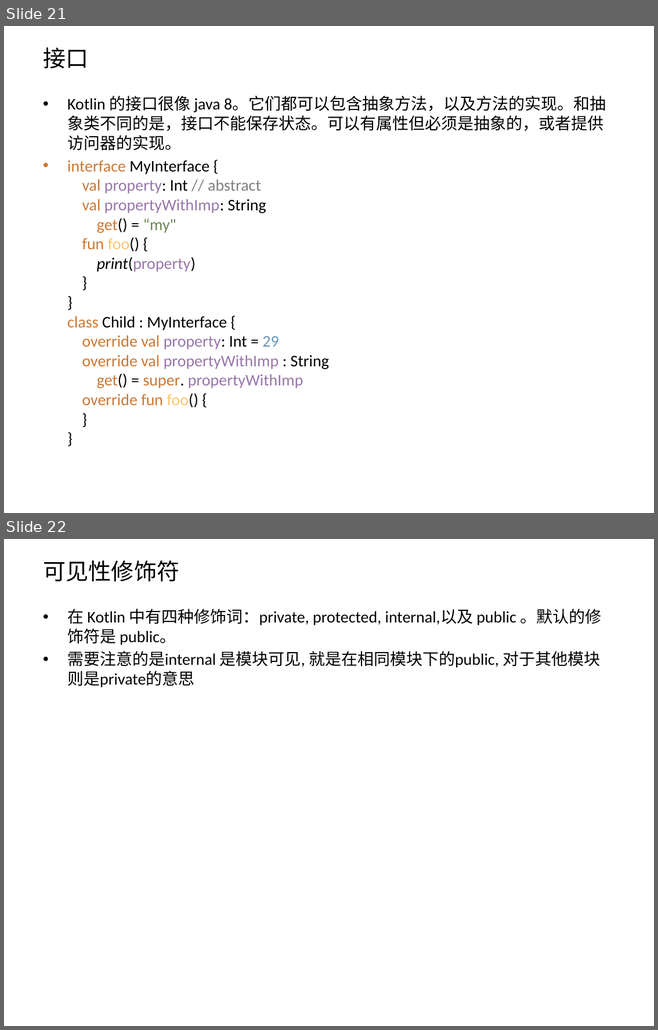
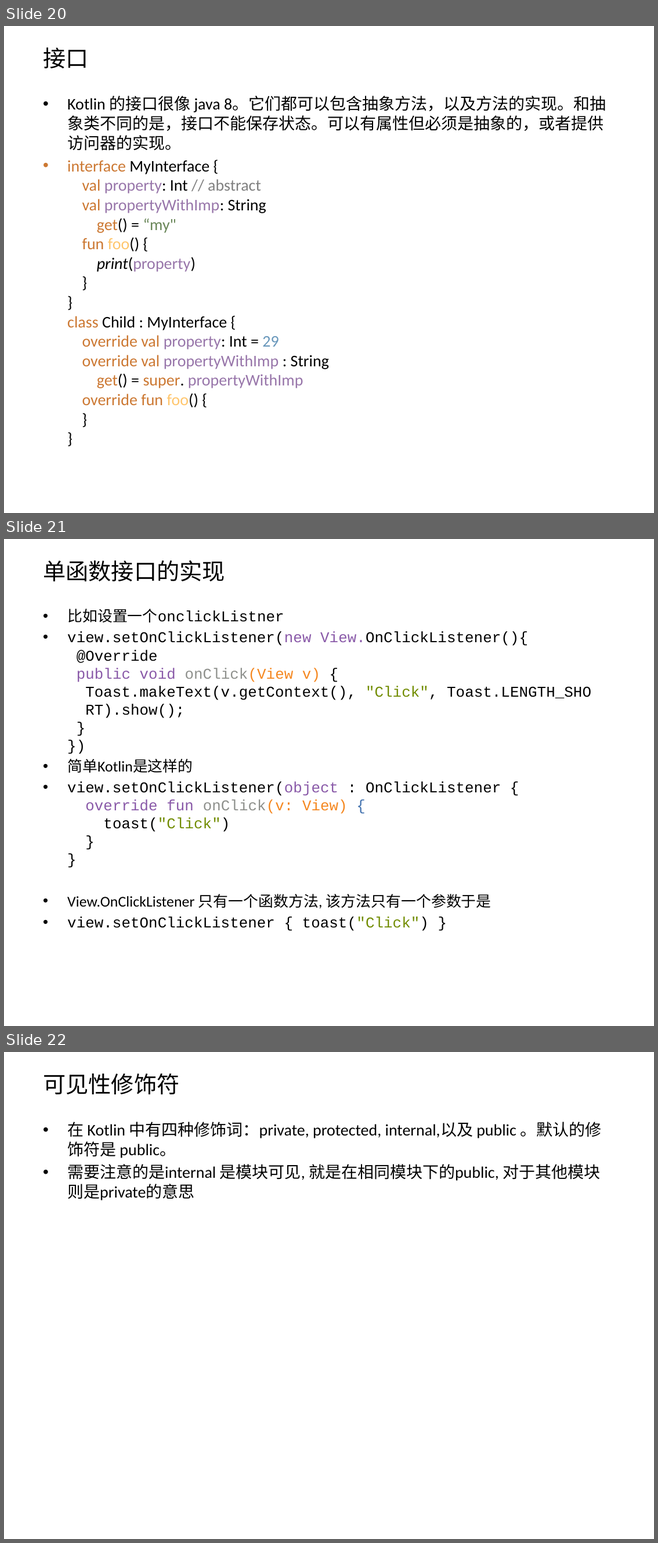
Before and after one commit to zxf2871/KotlinStudy, a slide deck: Kotlin初探.pptx. Shown one above the other, each under a label of ours: slides 21 and 22 before the commit, slides 20, 21 and 22 after it. The pictures are 658x1030 and 658x1543 pixels, drawn with LibreOffice and Linux fonts; fonts in the diff are those of the drawing. Boxes give left, top, right and bottom in pixels: in the first picture for what was removed or moved away, otherwise in the second. Text is boxed around its words. In the diff, an @@ line names an element or a change of style, - is before the commit and + after.

```diff
--- a/Kotlin初探.pptx
+++ b/Kotlin初探.pptx
@@ slide 21 added at <box>4,539,654,1026</box>, background #FFFFFF @@
@@ title added at <box>43,560,225,581</box>, 25.2 pt, text #000000 @@
+单函数接口的实现
@@ text added at <box>67,609,591,931</box>, 16.6 pt, text #000000 @@
+• 比如设置一个onclickListner
+• view.setOnClickListener(new View.OnClickListener(){
+  @Override
+  public void onClick(View v) {
+  Toast.makeText(v.getContext(), "Click", Toast.LENGTH_SHO
+  RT).show();
+  }
+  })
+• 简单Kotlin是这样的
+• view.setOnClickListener(object : OnClickListener {
+  override fun onClick(v: View) {
+  toast("Click")
+  }
+  }
+• View.OnClickListener 只有一个函数方法, 该方法只有一个参数于是
+• view.setOnClickListener { toast("Click") }
@@ what was slide 21 is now slide 20 @@
```
Also in this commit, not shown: 7 other slides added, 1 slide removed, 2 other files.
